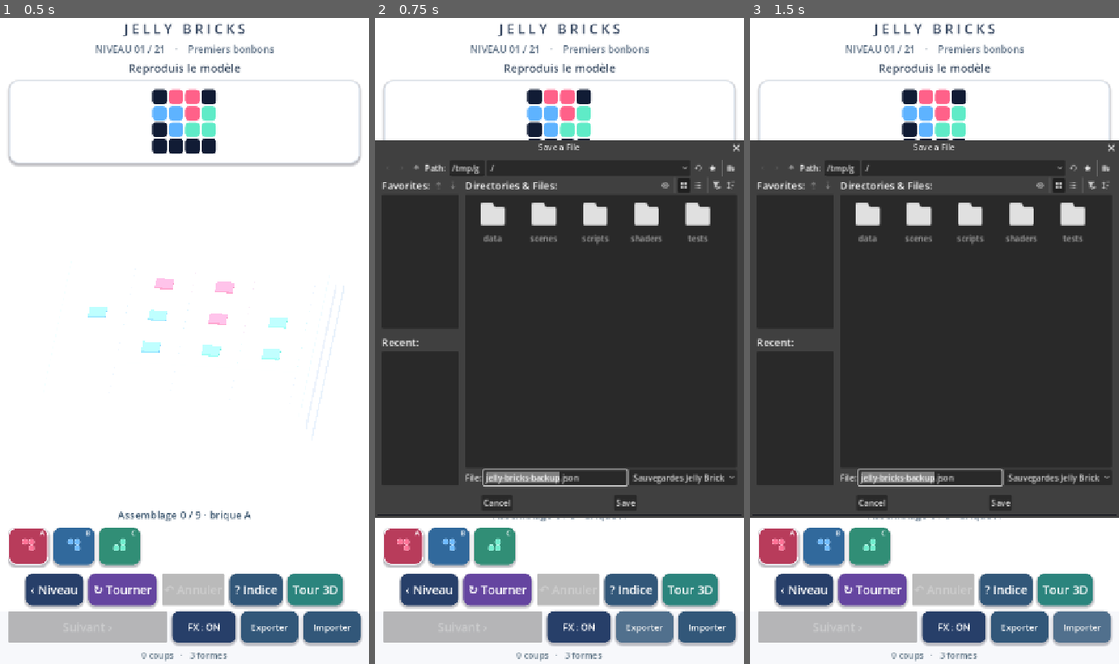
Above: before the commit, frames 1-3 (left to right).
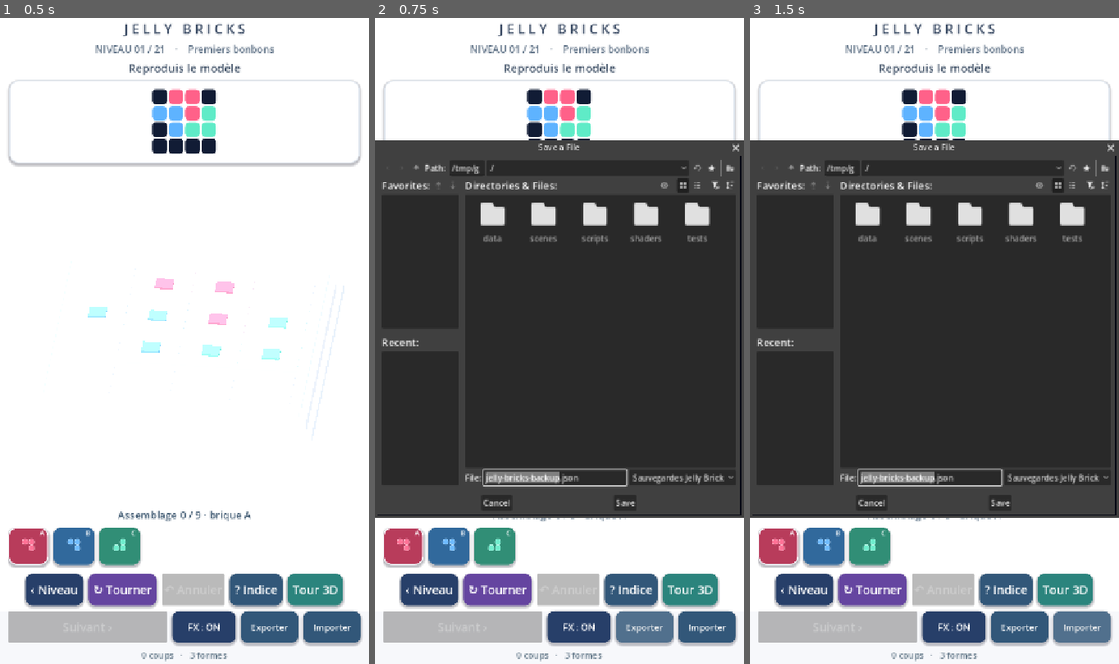
Above: after the commit, the same moments.

Repository: dbrckk/Jelly-bricks
Game: Godot game, scene res://scenes/main.tscn
The game is run twice, just before and just after one commit, with the same random seed, the same clock (stepped at 60 frames per second) and the same inputs.
Inputs:
- Up to frame 1 (0.5 s): no input
- Up to frame 2 (0.75 s): click "Exporter" at 0.5 s
- Up to frame 3 (1.5 s): click "Importer" at 1.25 s

Frame 1 is identical in both runs. In frame 2, 0.6% of the frame differs, in the area x 24-100%, y 19-77%; in frame 3, 0.6%.

Commit message:
feat(android): export/import puzzles and 3D studio together with recovery on partial failure

Diff:
--- a/native-godot/scripts/game_root.gd
+++ b/native-godot/scripts/game_root.gd
@@ -81,6 +81,8 @@
 var import_confirmation: ConfirmationDialog
 var pending_export: String = ""
 var pending_import: Dictionary = {}
+var pending_studio: Array = []
+var pending_has_studio: bool = false
 
 func _ready() -> void:
     _read_levels()
@@ -414,7 +416,12 @@
     if not validation.get("ok", false):
         status_label.text = "Export impossible : " + String(validation.get("reason", "données invalides"))
         return
-    pending_export = SAVE_TRANSFER.encode(validation["progress"])
+    var valid_studio: Dictionary = SAVE_TRANSFER.validate_studio(
+        stack_studio._export_entries())
+    if not valid_studio.get("ok", false):
+        status_label.text = "Export impossible : atelier 3D invalide"
+        return
+    pending_export = SAVE_TRANSFER.encode(validation["progress"], valid_studio["bricks"])
     export_picker.popup_file_dialog()
 
 func _write_export(path: String) -> void:
@@ -436,10 +443,14 @@
 
 func _import_backup() -> void:
     pending_import.clear()
+    pending_studio.clear()
+    pending_has_studio = false
     import_picker.popup_file_dialog()
 
 func _prepare_import(path: String) -> void:
     pending_import.clear()
+    pending_studio.clear()
+    pending_has_studio = false
     var source := FileAccess.open(path, FileAccess.READ)
     if source == null:
         status_label.text = "Import impossible : fichier inaccessible"
@@ -455,8 +466,14 @@
         status_label.text = "Import refusé : " + String(parsed.get("reason", "format invalide"))
         return
     pending_import = parsed["progress"]
+    pending_has_studio = bool(parsed.get("has_studio", false))
+    if pending_has_studio:
+        pending_studio = parsed["studio"].duplicate(true)
+    var studio_message := ("%d briques dans l’atelier 3D.\n" % pending_studio.size()
+        if pending_has_studio else "Sauvegarde ancienne : atelier 3D conservé.\n")
     import_confirmation.dialog_text = ("Cette sauvegarde contient %d niveaux débloqués et %d parties.\n"
-        + "Restaurer remplacera la progression locale actuelle.\n"
+        + studio_message
+        + "Restaurer remplacera les données concernées.\n"
         + "Une copie de l’ancienne partie sera conservée.") % [
         int(pending_import["unlocked"]) + 1, pending_import["sessions"].size()]
     import_confirmation.popup_centered(Vector2i(560, 270))
@@ -464,11 +481,20 @@
 func _confirm_import() -> void:
     if pending_import.is_empty():
         return
+    var previous: Dictionary = _read_progress_data()
     if not _install_backup(pending_import):
         status_label.text = "Import échoué · progression actuelle conservée"
         return
+    if pending_has_studio and not stack_studio._install_entries(pending_studio):
+        # Studio IO failed. Revert the puzzle too: no half-imported backup.
+        if not _install_backup(previous):
+            push_warning("Failed to restore puzzle after rejected studio import")
+        status_label.text = "Import atelier échoué · retour à l’ancienne partie"
+        return
     pending_import.clear()
-    status_label.text = "Sauvegarde restaurée · progression et niveaux retrouvés"
+    pending_studio.clear()
+    pending_has_studio = false
+    status_label.text = "Sauvegarde restaurée · puzzles et atelier 3D retrouvés"
 
 ## Transactional import: create backup first, write staging JSON, and only
 ## switch active progress if the replacement was committed successfully.
